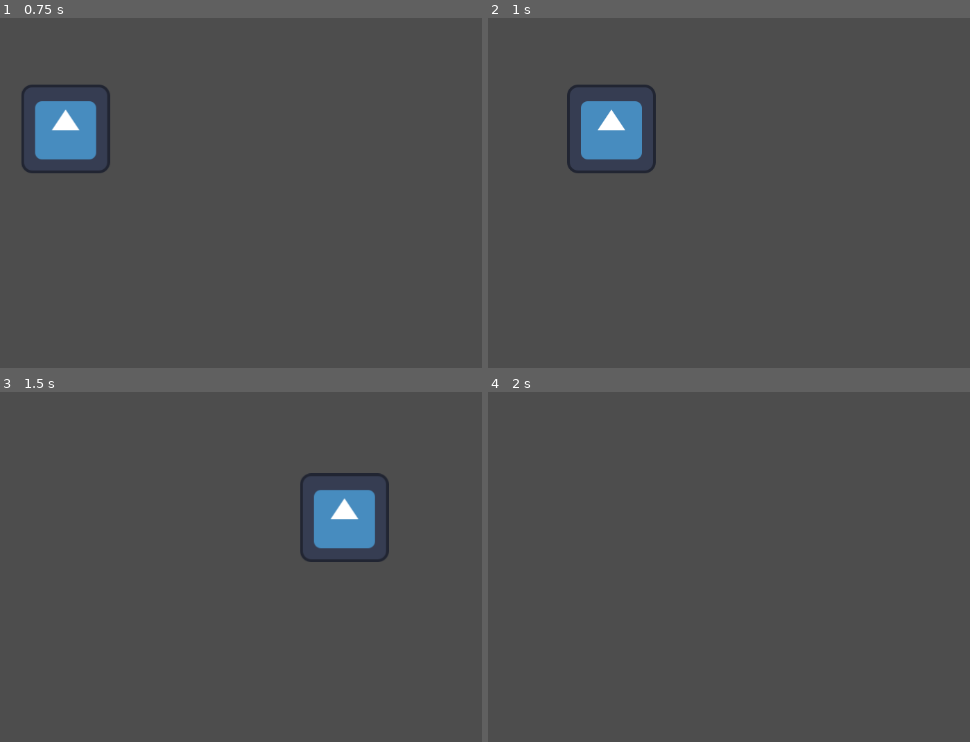
Above: before the commit, frames 1-4 (two rows, left to right).
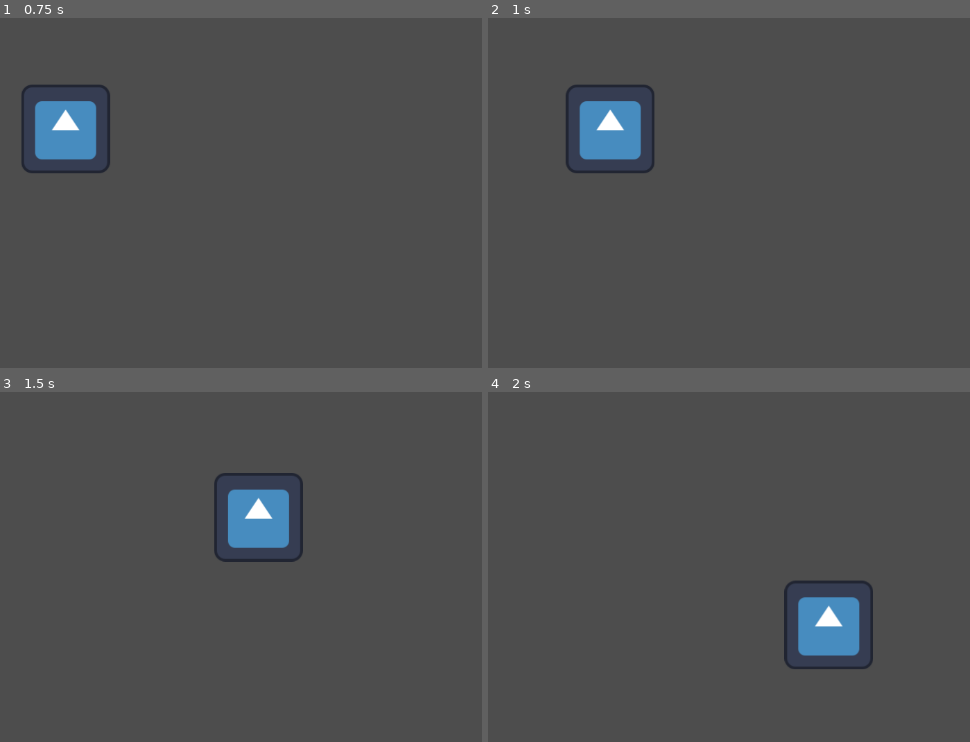
Above: after the commit, the same moments.

Repository: Haigsov/Goblopocalypse
Game: Godot game, scene res://player/player.tscn
Two runs of this game, one before a commit and one after it. Both use one fixed random seed, a clock stepped at 60 frames per second and the inputs below. The project has no main scene, so this scene is started directly. The engine's default icon, where the game draws it, is replaced by a stand-in: a white triangle on a blue panel in a dark square.
Inputs:
- Up to frame 1 (0.75 s): tap Enter at 0.5 s; hold D (move_right) from 0.53 s (still down)
- Up to frame 2 (1 s): keep holding D (move_right)
- Up to frame 3 (1.5 s): release D (move_right) at 1.28 s; hold S (move_down) from 1.28 s (still down)
- Up to frame 4 (2 s): keep holding S (move_down)

Frame 1 is identical in both runs. In frame 2, 0.4% of the frame differs, in the area x 16-35%, y 19-44%; in frame 3, 5.3%, in the area x 44-81%, y 23-49%; in frame 4, 2.8%.

Commit message:
Tried to change movement code for player scene

Diff:
--- a/player/player.gd
+++ b/player/player.gd
@@ -1,5 +1,22 @@
 extends CharacterBody2D
 
+
+#@export var movement_speed = 500
+#
+#func _physics_process(delta):
+	#var motion = Vector2()
+	#
+	#if Input.is_action_pressed("move_up"):
+		#motion.y -= 1
+	#if Input.is_action_pressed("move_down"):
+		#motion.y += 1
+	#if Input.is_action_pressed("move_left"):
+		#motion.x -= 1
+	#if Input.is_action_pressed("move_right"):
+		#motion.x += 1
+		#
+	#motion = motion.normalized()
+	#motion = move_and_slide(motion * movement_speed)
 
 @export var MAX_SPEED = 400
 @export var ACCELERATION = 1000
--- a/player/player.tscn
+++ b/player/player.tscn
@@ -6,13 +6,20 @@
 [sub_resource type="CircleShape2D" id="CircleShape2D_5srli"]
 radius = 64.0
 
+[sub_resource type="CircleShape2D" id="CircleShape2D_2mvdc"]
+radius = 64.195
+
 [node name="Player" type="CharacterBody2D"]
 position = Vector2(530, 303)
 script = ExtResource("1_hv5m6")
-MAX_SPEED = 700
 
 [node name="Sprite2D" type="Sprite2D" parent="."]
 texture = ExtResource("1_bwlta")
 
 [node name="CollisionShape2D" type="CollisionShape2D" parent="."]
 shape = SubResource("CircleShape2D_5srli")
+
+[node name="Area2D" type="Area2D" parent="."]
+
+[node name="CollisionShape2D" type="CollisionShape2D" parent="Area2D"]
+shape = SubResource("CircleShape2D_2mvdc")
Not shown: 1 places in player/player.tscn that only renumber resources
